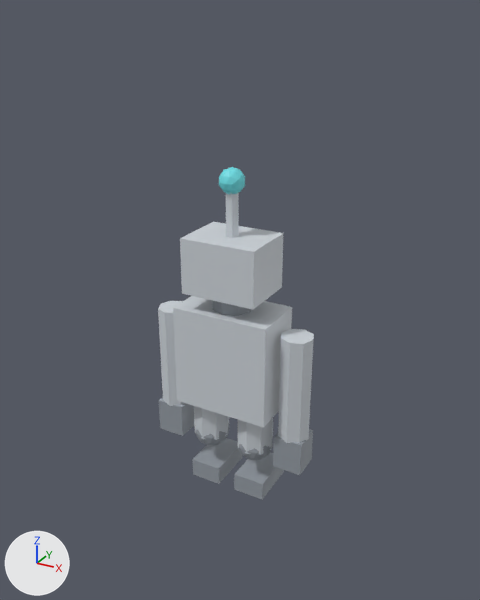
What one commit did to the glTF model public/studio/v2.15.0/d_robot/model.glb.
Both versions are drawn from a 50 mm lens placed at (6.08, -10.74, 8.17), pointed at (-0.01, 0.32, 2.64). Lighting does not change. The marker at lower left points along +X, +Y and +Z. The older version comes first. Where no turn or scale is listed for an object, it has been applied to the vertices.

Before the edit, the objects in view are built like this:
```python
ob_part0 = bpy.data.objects.new('part0', me_geometry_0)
ob_part0.location = (0.0, 0.0, 0.0)
ob_part10 = bpy.data.objects.new('part10', me_geometry_10)
ob_part10.location = (0.0, 0.0, 0.0)
ob_part12 = bpy.data.objects.new('part12', me_geometry_12)
ob_part12.location = (0.0, 0.0, 0.0)
ob_part13 = bpy.data.objects.new('part13', me_geometry_13)
ob_part13.location = (0.0, 0.0, 0.0)
ob_part14 = bpy.data.objects.new('part14', me_geometry_14)
ob_part14.location = (0.0, 0.0, 0.0)
ob_part15 = bpy.data.objects.new('part15', me_geometry_15)
ob_part15.location = (0.0, 0.0, 0.0)
ob_part3 = bpy.data.objects.new('part3', me_geometry_3)
ob_part3.location = (0.0, 0.0, 0.0)
ob_part5 = bpy.data.objects.new('part5', me_geometry_5)
ob_part5.location = (0.0, 0.0, 0.0)
ob_part8 = bpy.data.objects.new('part8', me_geometry_8)
ob_part8.location = (0.0, 0.0, 0.0)
# also in view: 'part17' at (0.55, 0.24, -1.5); 'part11' at (1.45, 0.0, -0.35); 'part9' at (-1.45, 0.0, -0.35); 'part6' at (0.0, 0.0, 1.5); 'part16' at (0.55, 0.0, 0.4)
```
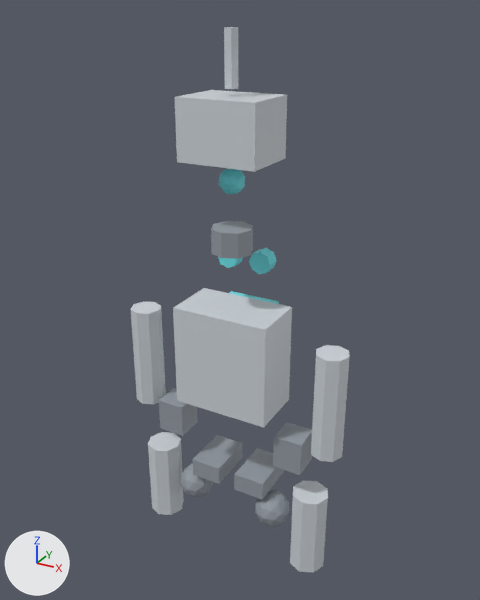
Location of each change, (x1, y1, x2, y2) in pixels of the pictures (480 x 600 px):
'part0', moved: before (180, 222, 283, 309); after (175, 90, 287, 172)
'part10', moved: before (278, 329, 314, 443); after (311, 345, 350, 462)
'part8', moved: before (158, 301, 186, 406); after (130, 302, 166, 405)
'part16', moved: before (238, 418, 273, 455); after (290, 480, 328, 573)
'part13', moved: before (194, 406, 229, 440); after (148, 432, 184, 515)
'part5', moved: before (212, 300, 251, 316); after (211, 221, 253, 259)
'part3', moved: before (226, 193, 239, 238); after (224, 27, 238, 89)
'part15', moved: before (239, 436, 273, 460); after (255, 490, 289, 526)
'part12', moved: before (196, 423, 229, 445); after (181, 464, 213, 497)

Patch to the scene script:
```diff
--- a/public/studio/v2.15.0/d_robot/model.glb.py
+++ b/public/studio/v2.15.0/d_robot/model.glb.py
@@ me_geometry_0 @@
-me_geometry_0.from_pydata(...)  # 8 vertices, 12 faces; spans x -0.8..0.8, y -0.62..0.62, z 2.97..4.12
+me_geometry_0.from_pydata(...)  # 8 vertices, 12 faces; spans x -0.8..0.8, y -0.62..0.62, z 5.59..6.74
+# me_geometry_0 part 1: the whole mesh is moved by (0.0, 0.0, 2.61)
 me_geometry_0.materials.append(mat_defaultmaterial)
@@ me_geometry_3 @@
-me_geometry_3.from_pydata(...)  # 14 vertices, 24 faces; spans x -0.14..0.14, y -0.121..0.121, z 4.1..5.1
+me_geometry_3.from_pydata(...)  # 14 vertices, 24 faces; spans x -0.14..0.14, y -0.121..0.121, z 6.866..7.866
+# me_geometry_3 part 2: the whole mesh is moved by (0.0, 0.0, 2.766)
 me_geometry_3.materials.append(mat_defaultmaterial_003)
@@ me_geometry_5 @@
-me_geometry_5.from_pydata(...)  # 18 vertices, 32 faces; spans x -0.42..0.42, y -0.42..0.42, z 2.57..3.07
+me_geometry_5.from_pydata(...)  # 18 vertices, 32 faces; spans x -0.42..0.42, y -0.42..0.42, z 3.799..4.299
+# me_geometry_5 part 3: the whole mesh is moved by (0.0, 0.0, 1.229)
 me_geometry_5.materials.append(mat_defaultmaterial_005)
@@ me_geometry_8 @@
-me_geometry_8.from_pydata(...)  # 18 vertices, 32 faces; spans x -1.79..-1.11, y -0.34..0.34, z 0.0..2.3
+me_geometry_8.from_pydata(...)  # 18 vertices, 32 faces; spans x -2.54..-1.86, y -0.34..0.34, z -0.18..2.12
+# me_geometry_8 part 4: the whole mesh is moved by (-0.75, 0.0, -0.18)
 me_geometry_8.materials.append(mat_defaultmaterial_008)
@@ me_geometry_10 @@
-me_geometry_10.from_pydata(...)  # 18 vertices, 32 faces; spans x 1.11..1.79, y -0.34..0.34, z 0.0..2.3
+me_geometry_10.from_pydata(...)  # 18 vertices, 32 faces; spans x 1.86..2.54, y -0.34..0.34, z -0.18..2.12
+# me_geometry_10 part 5: the whole mesh is moved by (0.75, 0.0, -0.18)
 me_geometry_10.materials.append(mat_defaultmaterial_010)
@@ me_geometry_12 @@
-me_geometry_12.from_pydata(...)  # 42 vertices, 80 faces; spans x -0.95..-0.15, y -0.4..0.4, z -0.9..-0.1
+me_geometry_12.from_pydata(...)  # 42 vertices, 80 faces; spans x -1.398..-0.598, y -0.4..0.4, z -2.53..-1.73
+# me_geometry_12 part 6: the whole mesh is moved by (-0.448, 0.0, -1.63)
 me_geometry_12.materials.append(mat_defaultmaterial_012)
@@ me_geometry_13 @@
-me_geometry_13.from_pydata(...)  # 18 vertices, 32 faces; spans x -0.95..-0.15, y -0.4..0.4, z -0.55..1.35
+me_geometry_13.from_pydata(...)  # 18 vertices, 32 faces; spans x -2.29..-1.49, y -0.4..0.4, z -3.23..-1.33
+# me_geometry_13 part 7: the whole mesh is moved by (-1.34, 0.0, -2.68)
 me_geometry_13.materials.append(mat_defaultmaterial_013)
@@ me_geometry_15 @@
-me_geometry_15.from_pydata(...)  # 42 vertices, 80 faces; spans x 0.15..0.95, y -0.4..0.4, z -0.9..-0.1
+me_geometry_15.from_pydata(...)  # 42 vertices, 80 faces; spans x 0.598..1.398, y -0.4..0.4, z -2.53..-1.73
+# me_geometry_15 part 8: the whole mesh is moved by (0.448, 0.0, -1.63)
 me_geometry_15.materials.append(mat_defaultmaterial_015)
@@ me_geometry_16 @@
-me_geometry_16.from_pydata(...)  # 18 vertices, 32 faces; spans x 0.15..0.95, y -0.4..0.4, z -0.55..1.35
+me_geometry_16.from_pydata(...)  # 18 vertices, 32 faces; spans x 1.49..2.29, y -0.4..0.4, z -3.23..-1.33
+# me_geometry_16 part 9: the whole mesh is moved by (1.34, 0.0, -2.68)
 me_geometry_16.materials.append(mat_defaultmaterial_016)
```
